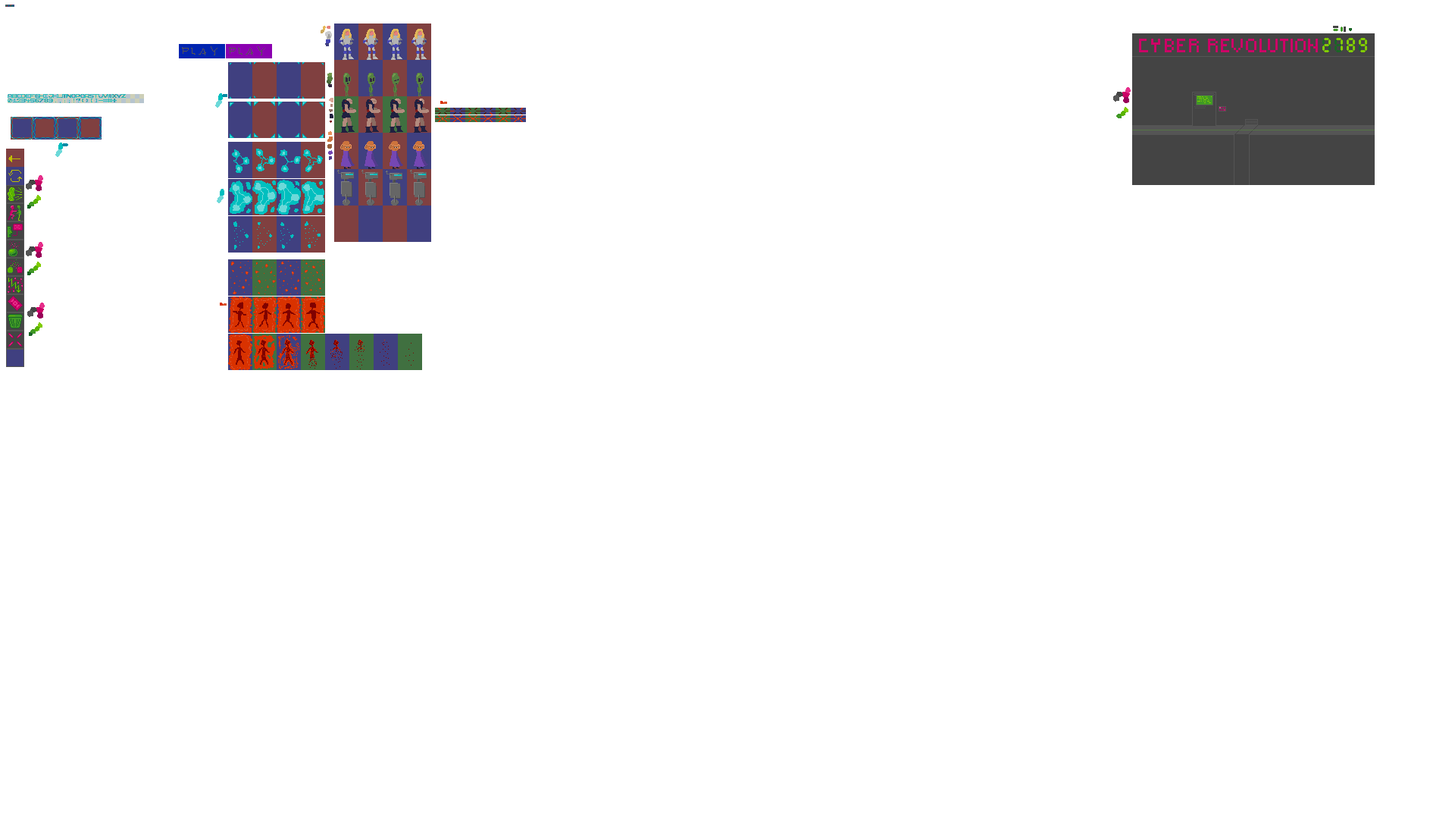
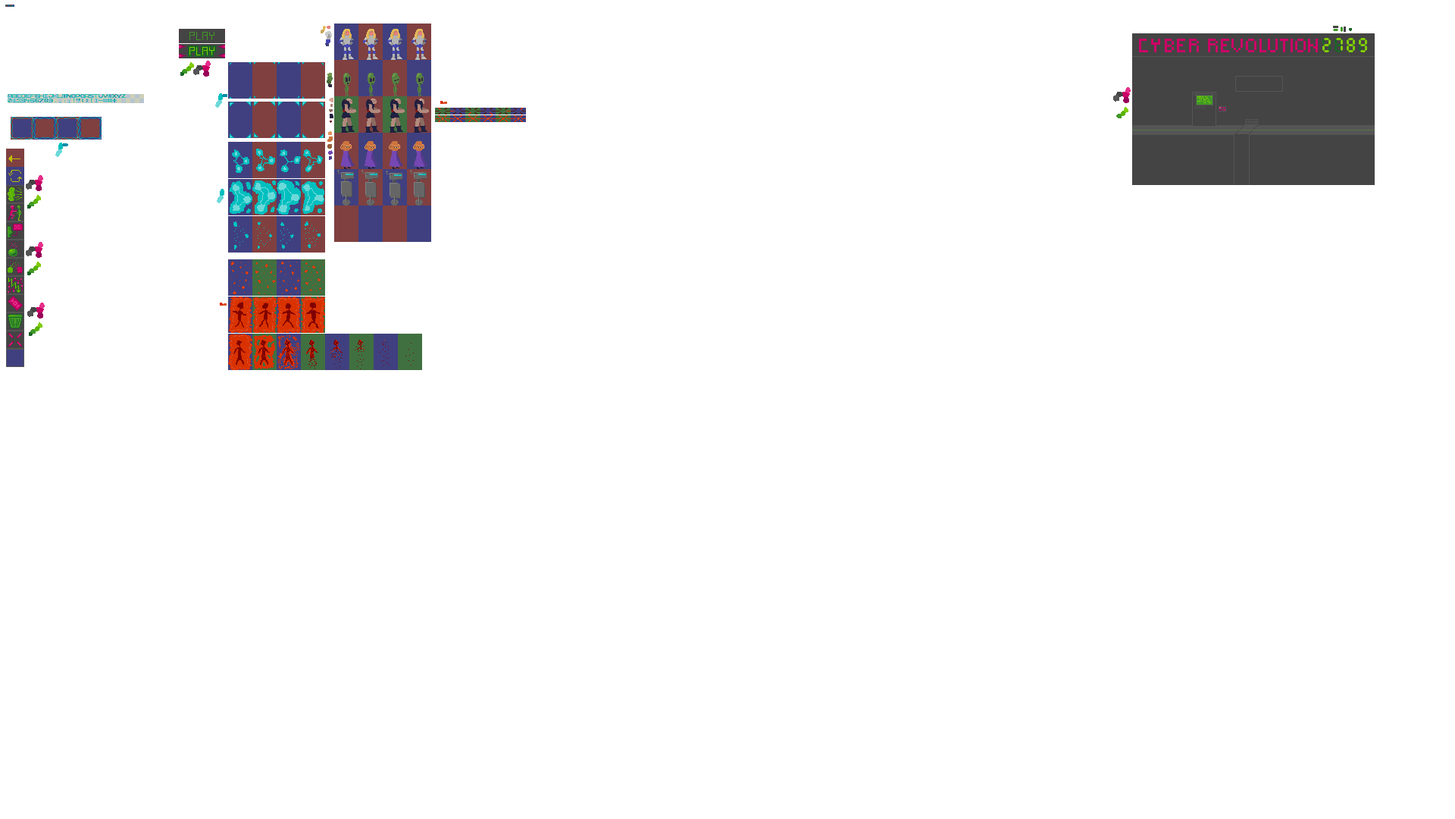
Layered file, before and after one edit (1455x819). Changes by layer:
painted on "buttons" over [left=178, top=28, right=273, bottom=77]
painted on "main_background" over [left=1235, top=75, right=1284, bottom=92]
